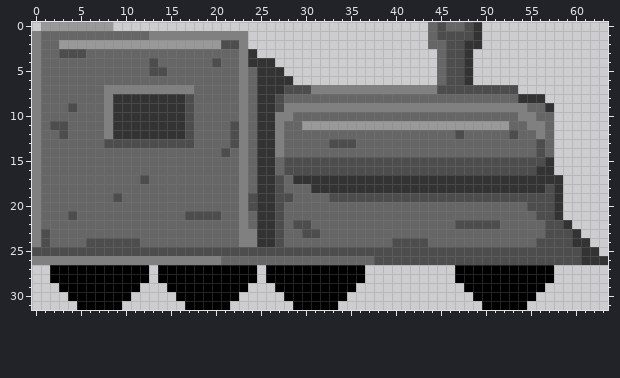
Pixel-art file, stored at resources/graphics/train.ase. The picture above was drawn from the file before the commit.
64x32 pixels, 1 frame.
And afterwards:
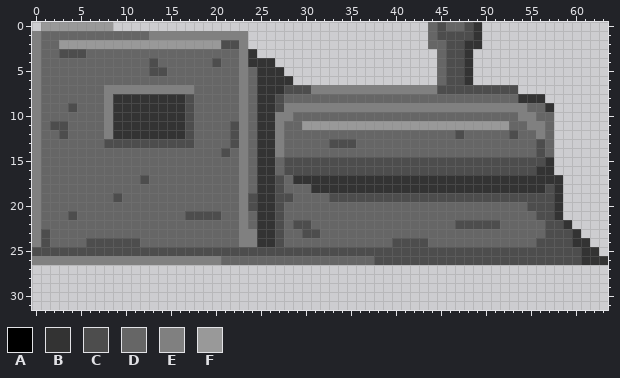
Palette (. is transparent): A #000000  B #333333  C #4d4d4d  D #666666  E #808080  F #999999
Changes in this commit:
{"y":27,"x":2,"old":"AAAAAAAAAAA","new":"..........."}
{"y":27,"x":14,"old":"AAAAAAAAAAA","new":"..........."}
{"y":27,"x":26,"old":"AAAAAAAAAAA","new":"..........."}
{"y":27,"x":47,"old":"AAAAAAAAAAA","new":"..........."}
{"y":28,"x":2,"old":"AAAAAAAAAAA","new":"..........."}
{"y":28,"x":14,"old":"AAAAAAAAAAA","new":"..........."}
{"y":28,"x":26,"old":"AAAAAAAAAAA","new":"..........."}
{"y":28,"x":47,"old":"AAAAAAAAAAA","new":"..........."}
{"y":29,"x":3,"old":"AAAAAAAAA","new":"........."}
{"y":29,"x":15,"old":"AAAAAAAAA","new":"........."}
{"y":29,"x":27,"old":"AAAAAAAAA","new":"........."}
{"y":29,"x":48,"old":"AAAAAAAAA","new":"........."}
{"y":30,"x":4,"old":"AAAAAAA","new":"......."}
{"y":30,"x":16,"old":"AAAAAAA","new":"......."}
{"y":30,"x":28,"old":"AAAAAAA","new":"......."}
{"y":30,"x":49,"old":"AAAAAAA","new":"......."}
{"y":31,"x":5,"old":"AAAAA","new":"....."}
{"y":31,"x":17,"old":"AAAAA","new":"....."}
{"y":31,"x":29,"old":"AAAAA","new":"....."}
{"y":31,"x":50,"old":"AAAAA","new":"....."}
